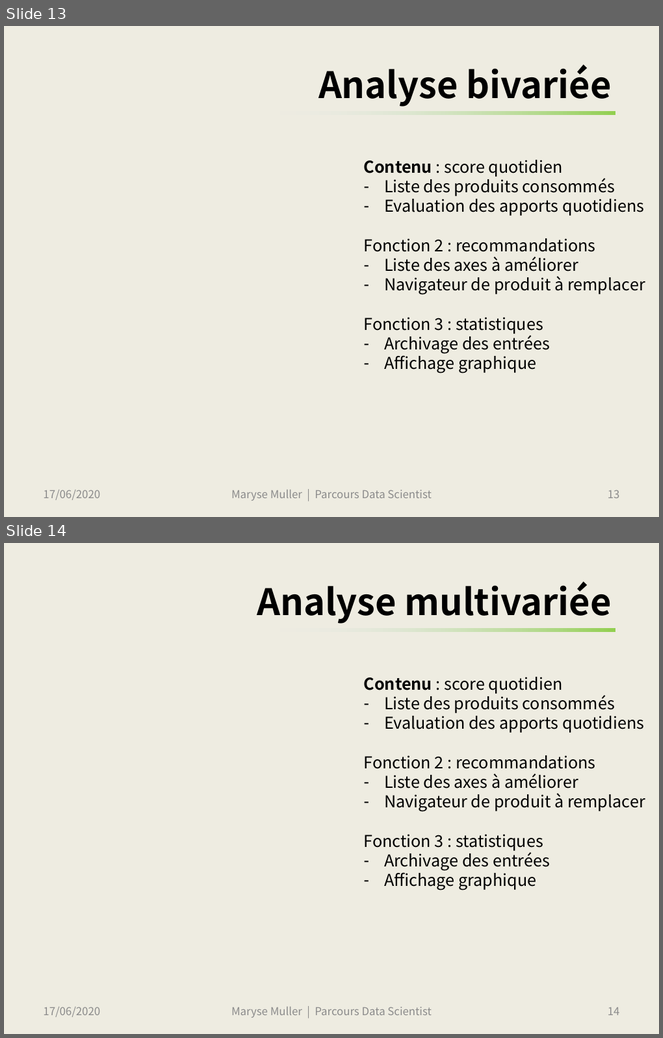
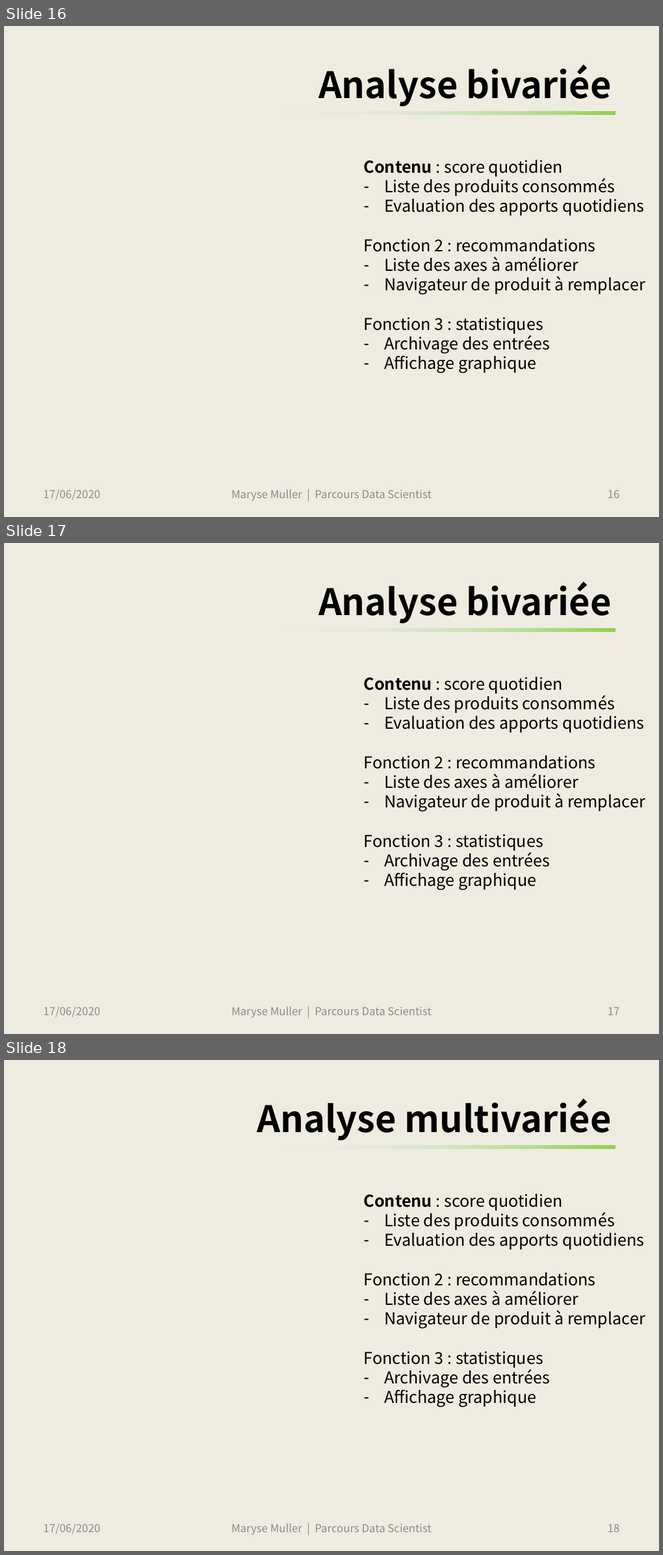
Before and after one commit to SmellyArmure/OC_DS_Project3, a slide deck: SOUTENANCE/Projet3.pptx. Shown one above the other, each under a label of ours: slides 13 and 14 before the commit, slides 16, 17 and 18 after it. The pictures are 663x1038 and 663x1555 pixels, drawn with LibreOffice and Linux fonts; fonts in the diff are those of the drawing. Boxes give left, top, right and bottom in pixels: in the first picture for what was removed or moved away, otherwise in the second. Text is boxed around its words. In the diff, an @@ line names an element or a change of style, - is before the commit and + after.

Commit message:
P3_Analysis : Analyse bivariée tests Anova et Kruskal-Wallis pour nutrigrade et teneurs, pnns et nutriscore, classement des marques, Pair plots et corrélations, tableaux de contingence, clustering à partir de la PCA. … en cours

```diff
--- a/SOUTENANCE/Projet3.pptx
+++ b/SOUTENANCE/Projet3.pptx
@@ slide 17 added at [4, 543, 659, 1034], background #EEECE1 @@
@@ title added at [319, 581, 611, 624], 40 pt, text #000000, bold @@
+Analyse bivariée
@@ rectangle added at [278, 629, 615, 632], fill gradient #92D050 to #E1E8F5 @@
@@ text added at [364, 677, 646, 891], 18 pt, text #000000 @@
+Contenu : score quotidien
+– Liste des produits consommés
+– Evaluation des apports quotidiens
+Fonction 2 : recommandations
+– Liste des axes à améliorer
+– Navigateur de produit à remplacer
+Fonction 3 : statistiques
+– Archivage des entrées
+– Affichage graphique
@@ text added at [43, 1007, 100, 1017], 12 pt, text #8C8C8C @@
+17/06/2020
@@ text added at [232, 1007, 431, 1018], 12 pt, text #8C8C8C @@
+Maryse Muller | Parcours Data Scientist
@@ page number added at [608, 1008, 620, 1016], 12 pt, text #8C8C8C @@
+17
@@ what was slide 13 is now slide 16 @@
@@ page number at [608, 490, 620, 499]: text changed @@
-13
+16
@@ what was slide 14 is now slide 18 @@
@@ page number at [608, 1524, 620, 1533]: text changed @@
-14
+18
```
Also in this commit, not shown: 2 slides changed, 5 other slides added, 1 other file.
